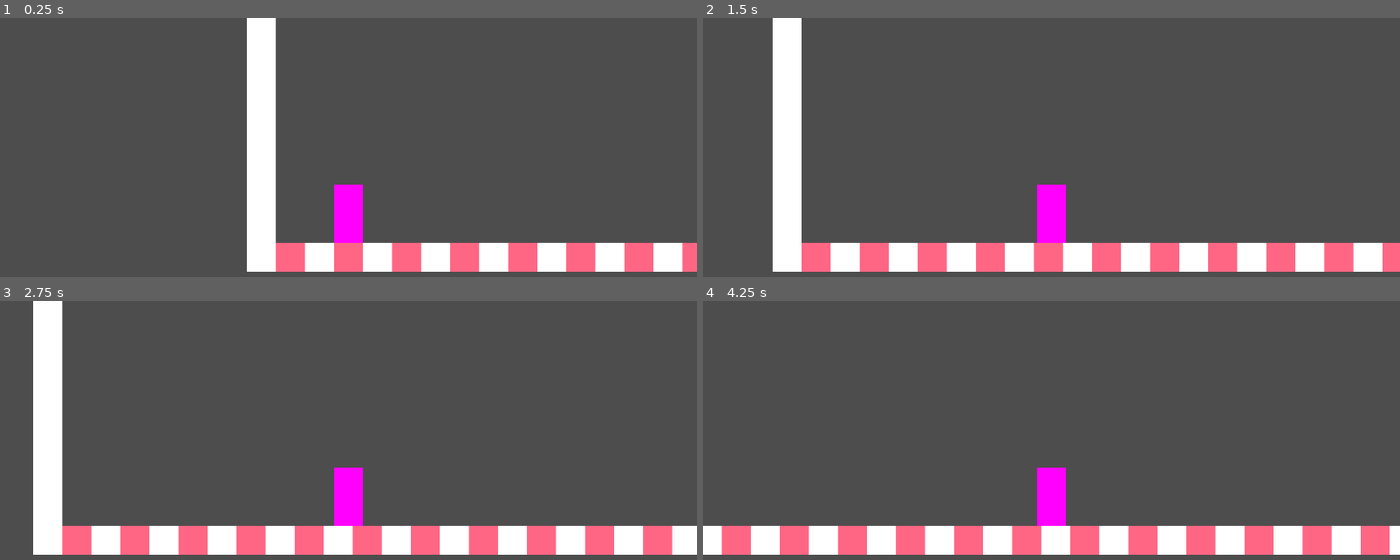
Above: before the commit, frames 1-4 (two rows, left to right).
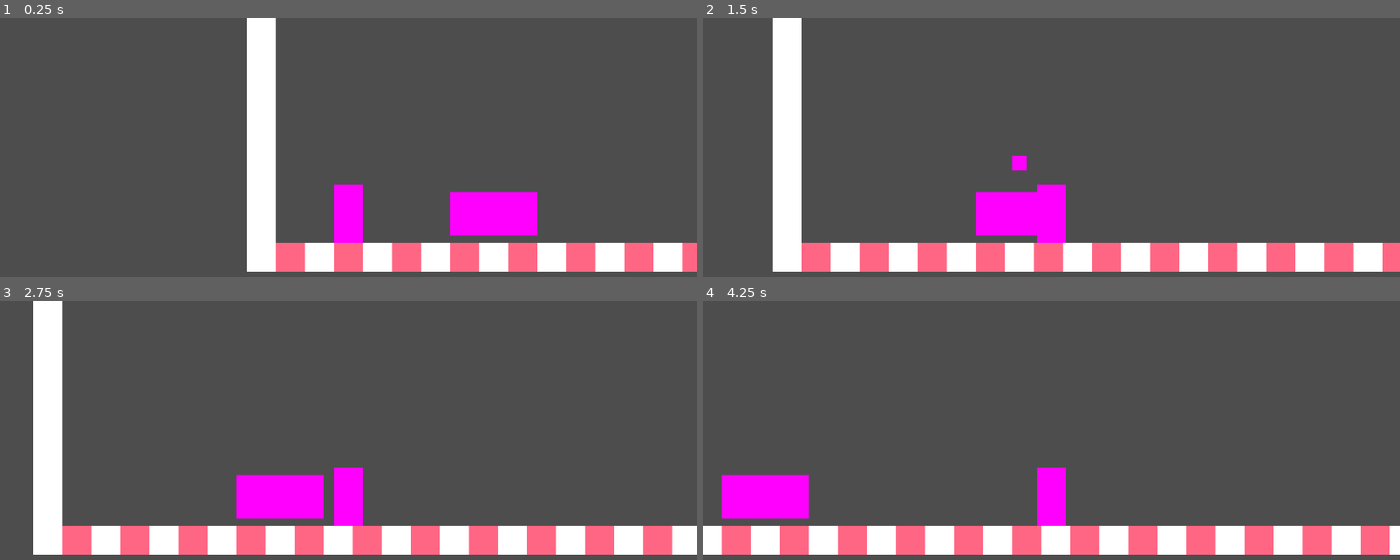
Above: after the commit, the same moments.

Repository: magnitood/the-house-that-eats-poeple
Game: Godot game, scene res://rooms/room_1.tscn
Same seed, same stepped clock (60 frames per second), same inputs: the game is played once before the commit and once after it.
Inputs:
- Up to frame 1 (0.25 s): no input
- Up to frame 2 (1.5 s): tap Enter at 0.5 s; hold Right (right) from 0.53 s (still down)
- Up to frame 3 (2.75 s): release Right (right) at 2.03 s; hold Left (left) from 2.03 s (still down)
- Up to frame 4 (4.25 s): release Left (left) at 2.78 s; hold Right (right) from 2.78 s (still down)

The runs differ from the first frame. In frame 1, 2.1% of the frame differs, in the area x 64-78%, y 67-85%; in frame 2, 1.6%; in frame 3, 2.1%; in frame 4, 2.2%, in the area x 2-16%, y 67-85%.

Commit message:
made drawer

Diff:
--- a/autoload/game_manager.gd
+++ b/autoload/game_manager.gd
@@ -4,13 +4,14 @@
 var max_pos:Vector2
 var temp:Array
 var max:float
-const BHOOT = preload("res://scenes/bhoot.tscn")
+const BHOOT = preload("res://entities/bhoot.tscn")
 var has_ghost:bool = false
 
 
 func _ready() -> void:
-	max_pos = get_tree().get_first_node_in_group("spawn").global_position
-	max = absf(get_tree().get_first_node_in_group("spawn").global_position.x - get_tree().get_first_node_in_group("player").global_position.x)
+	pass
+	#max_pos = get_tree().get_first_node_in_group("spawn").global_position
+	#max = absf(get_tree().get_first_node_in_group("spawn").global_position.x - get_tree().get_first_node_in_group("player").global_position.x)
 
 func _process(delta: float) -> void:
 	time+=delta
--- /dev/null
+++ b/entities/drawer.gd
@@ -0,0 +1,12 @@
+extends Area2D
+
+func _ready():
+	$InteractSprite.visible = false
+
+func _on_body_entered(body):
+	if body.is_in_group("player"):
+		$InteractSprite.visible = true
+
+func _on_body_exited(body):
+	if body.is_in_group("player"):
+		$InteractSprite.visible = false
--- /dev/null
+++ b/entities/drawer.tscn
@@ -0,0 +1,31 @@
+[gd_scene load_steps=5 format=3 uid="uid://fpuh8lj4mwka"]
+
+[ext_resource type="Script" uid="uid://i4epkwyu7py" path="res://entities/drawer.gd" id="1_j6yof"]
+
+[sub_resource type="RectangleShape2D" id="RectangleShape2D_lcefd"]
+size = Vector2(12, 7)
+
+[sub_resource type="PlaceholderTexture2D" id="PlaceholderTexture2D_j6yof"]
+
+[sub_resource type="PlaceholderTexture2D" id="PlaceholderTexture2D_xqg4n"]
+
+[node name="Drawer" type="Area2D"]
+scale = Vector2(4, 4)
+script = ExtResource("1_j6yof")
+
+[node name="CollisionShape2D" type="CollisionShape2D" parent="."]
+position = Vector2(0, -0.5)
+shape = SubResource("RectangleShape2D_lcefd")
+
+[node name="DrawerSprite" type="Sprite2D" parent="."]
+position = Vector2(0, -1)
+scale = Vector2(12, 6)
+texture = SubResource("PlaceholderTexture2D_j6yof")
+
+[node name="InteractSprite" type="Sprite2D" parent="."]
+position = Vector2(0, -8)
+scale = Vector2(2, 2)
+texture = SubResource("PlaceholderTexture2D_xqg4n")
+
+[connection signal="body_entered" from="." to="." method="_on_body_entered"]
+[connection signal="body_exited" from="." to="." method="_on_body_exited"]
--- a/project.godot
+++ b/project.godot
@@ -14,6 +14,19 @@
 run/main_scene="uid://craaful0psgtc"
 config/features=PackedStringArray("4.4", "Mobile")
 config/icon="res://icon.svg"
+
+[autoload]
+
+GameManager="*res://autoload/game_manager.gd"
+
+[display]
+
+window/size/mode=3
+window/size/borderless=true
+
+[global_group]
+
+player=""
 
 [input]
 
--- /dev/null
+++ b/rooms/room_1.gd
@@ -0,0 +1 @@
+extends Node2D
--- a/rooms/room_1.tscn
+++ b/rooms/room_1.tscn
@@ -1,8 +1,10 @@
-[gd_scene load_steps=6 format=4 uid="uid://craaful0psgtc"]
+[gd_scene load_steps=8 format=4 uid="uid://craaful0psgtc"]
 
+[ext_resource type="Script" uid="uid://c24c68hbpmulq" path="res://rooms/room_1.gd" id="1_1j48i"]
 [ext_resource type="PackedScene" uid="uid://dxlltcwyonsw" path="res://test/white_box.tscn" id="1_hnbyo"]
 [ext_resource type="PackedScene" uid="uid://jp3kyqnhm0jw" path="res://test/pink_box.tscn" id="2_31r0r"]
 [ext_resource type="PackedScene" uid="uid://dfpw6bx2bv6ak" path="res://entities/main_player.tscn" id="2_fbq1s"]
+[ext_resource type="PackedScene" uid="uid://fpuh8lj4mwka" path="res://entities/drawer.tscn" id="4_h00nm"]
 
 [sub_resource type="TileSetScenesCollectionSource" id="TileSetScenesCollectionSource_sdorp"]
 scenes/1/scene = ExtResource("1_hnbyo")
@@ -12,13 +14,17 @@
 sources/1 = SubResource("TileSetScenesCollectionSource_sdorp")
 
 [node name="Room1" type="Node2D"]
+script = ExtResource("1_1j48i")
 
 [node name="TileMapLayer" type="TileMapLayer" parent="."]
 tile_map_data = PackedByteArray("AAAAAAAAAQAAAAAAAQABAAAAAQAAAAAAAQACAAAAAQAAAAAAAQADAAAAAQAAAAAAAQAEAAAAAQAAAAAAAQAFAA …(1584 unchanged characters)…
 tile_set = SubResource("TileSet_g1qh7")
 
-[node name="MainPlayer" parent="." instance=ExtResource("2_fbq1s")]
+[node name="MainPlayer" parent="." groups=["player"] instance=ExtResource("2_fbq1s")]
 position = Vector2(56, 288)
 
 [node name="Camera2D" type="Camera2D" parent="MainPlayer"]
 zoom = Vector2(3, 3)
+
+[node name="Drawer1" parent="." instance=ExtResource("4_h00nm")]
+position = Vector2(136, 292)
Not shown, added: entities/drawer.gd.uid
Not shown, added: rooms/room_1.gd.uid
